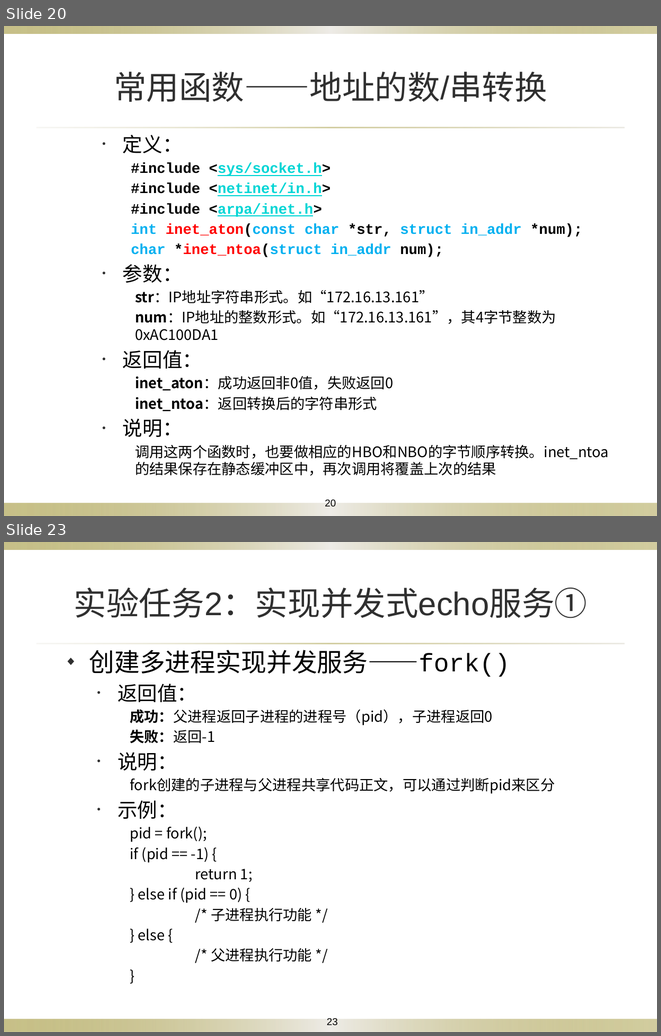
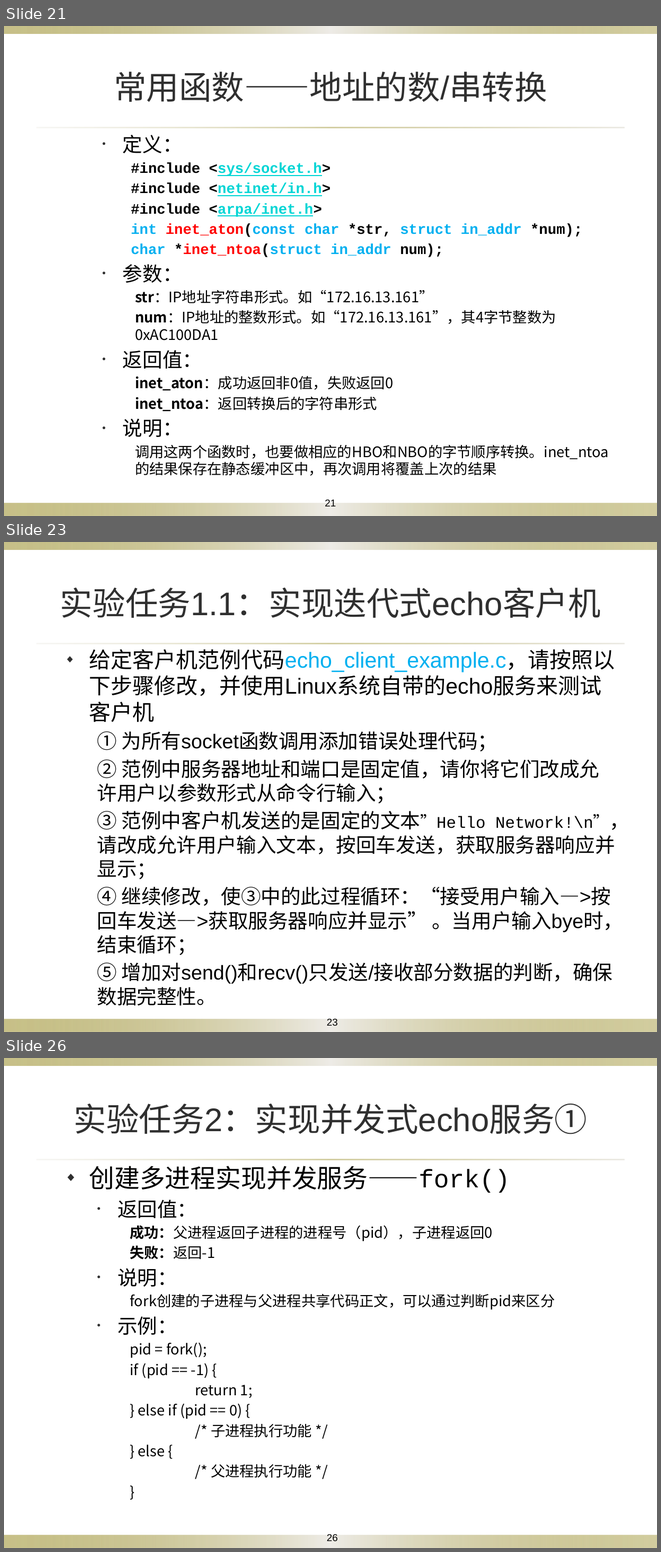
Before and after one commit to Otomadmt/NetCom_Course_Repo, a slide deck: Exp_3/socket通信程序设计.pptx. Shown one above the other, each under a label of ours: slides 20 and 23 before the commit, slides 21, 23 and 26 after it; the slides between them are not shown. The pictures are 661x1036 and 661x1552 pixels, drawn with LibreOffice and Linux fonts; fonts in the diff are those of the drawing; background and template pictures are left out. Boxes give left, top, right and bottom in pixels: in the first picture for what was removed or moved away, otherwise in the second. Text is boxed around its words. In the diff, an @@ line names an element or a change of style, - is before the commit and + after.

```diff
--- a/Exp_3/socket通信程序设计.pptx
+++ b/Exp_3/socket通信程序设计.pptx
@@ slide 23 added at box(4, 542, 657, 1032), background picture (left out); not listed: 3 template elements that a slide beside it also shows @@
@@ title added at box(60, 588, 601, 618), 36 pt, text #2F2F2F @@
+实验任务1.1：实现迭代式echo客户机
@@ text added at box(89, 649, 623, 1005), 22 pt, text #000000 @@
+◆ 给定客户机范例代码echo_client_example.c，请按照以下步骤修改，并使用Linux系统自带的echo服务来测试客户机
+  ① 为所有socket函数调用添加错误处理代码；
+  ② 范例中服务器地址和端口是固定值，请你将它们改成允许用户以参数形式从命令行输入；
+  ③ 范例中客户机发送的是固定的文本”Hello Network!\n”，请改成允许用户输入文本，按回车发送，获取服务器响应并显示；
+  ④ 继续修改，使③中的此过程循环：“接受用户输入—>按回车发送—>获取服务器响应并显示” 。当用户输入bye时，结束循环；
+  ⑤ 增加对send()和recv()只发送/接收部分数据的判断，确保数据完整性。
@@ page number added at box(327, 1018, 338, 1025), 11 pt, text #000000 @@
+23
@@ what was slide 20 is now slide 21 @@
@@ page number at box(325, 499, 336, 506): text changed @@
-20
+21
@@ what was slide 23 is now slide 26 @@
@@ page number at box(327, 1534, 338, 1541): text changed @@
-23
+26
```
Also in this commit, not shown: 6 slides changed, 2 other slides added, 18 other files.
